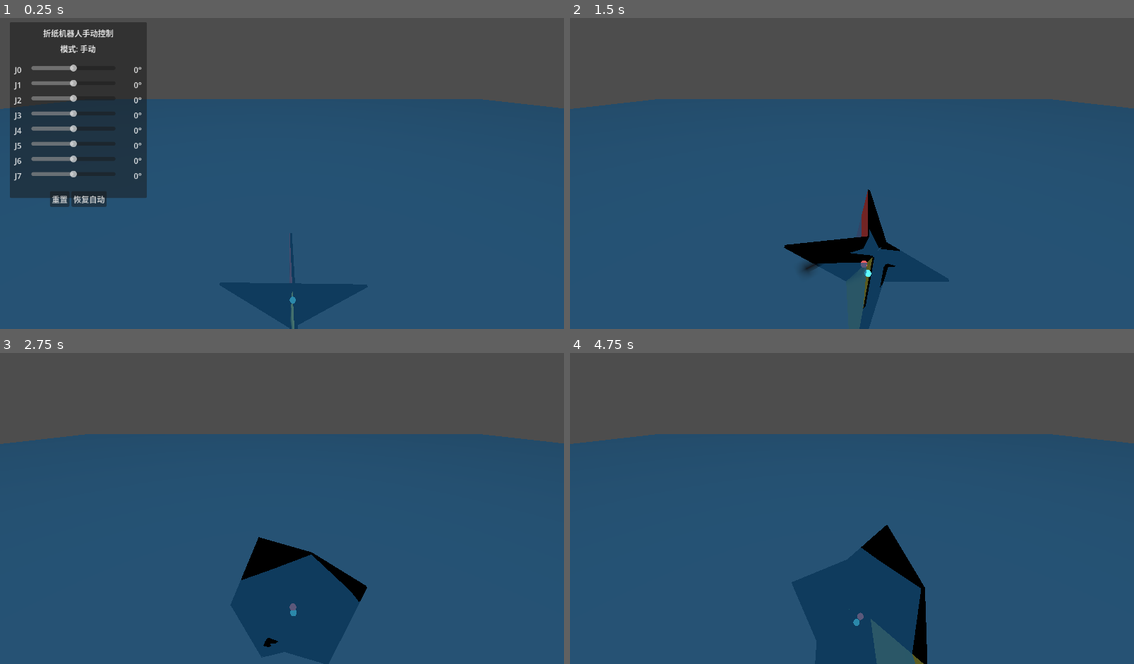
Above: before the commit, frames 1-4 (two rows, left to right).
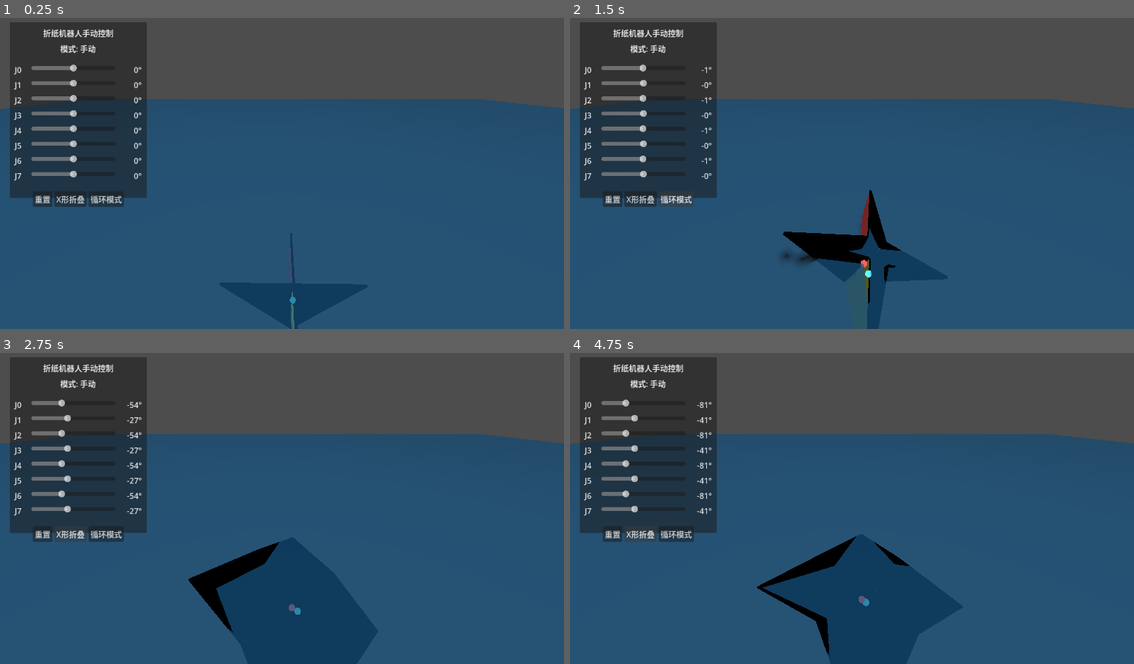
Above: after the commit, the same moments.

Repository: q-qo-o/origami_robot
Game: Godot game, scene res://scenes/ocean.tscn
The game is run twice, just before and just after one commit, with the same random seed, the same clock (stepped at 60 frames per second) and the same inputs.
Inputs (mouse positions are in pixels of both pictures, inside the frame that each line leads up to):
- Up to frame 1 (0.25 s): no input
- Up to frame 2 (1.5 s): click "重置" at 0.5 s; click (660, 198) at 1.25 s, where only the run before the commit has a clickable "恢复自动"
- Up to frame 3 (2.75 s): click (67, 533) at 2 s, where only the run after the commit has a clickable "X形折叠"
- Up to frame 4 (4.75 s): click (677, 533) at 2.75 s, where only the run after the commit has a clickable "循环模式"; click (615, 533) at 3.5 s, where only the run after the commit has a clickable "重置"; click (637, 533) at 4.25 s, where only the run after the commit has a clickable "X形折叠"

The runs differ from the first frame. In frame 1, 0.4% of the frame differs, in the area x 1-100%, y 28-61%; in frame 2, 15%; in frame 3, 16%; in frame 4, 17%, in the area x 1-100%, y 1-100%.

Commit message:
feat: 状态空间模态切换 — 默认↔X形折叠平滑过渡
- 实现 start_transition + _get_transition_target 路径规划
- _manual_targets 统一为 PID 唯一目标来源，消除模态切换跳变
- 角度差使用 _angle_diff 处理 |diff|=π 边界，选择向 0 靠拢的短路径
- 所有目标值赋值时 wrapf 归一化到 [−π, π]，避免 Slider 显示 −360°
- _state_x_fold: 从折痕 −π，主折痕 −π/2（与旧 _apply_preset 一致）
- 路径速度前馈 δ̇_path 加入 PID 控制律
- 添加 docs/折纸机器人状态空间/ 文档（状态定义、路径微分推导、实现映射）

Diff:
--- a/scenes/ocean.tscn
+++ b/scenes/ocean.tscn
@@ -24,6 +24,7 @@
 script = ExtResource("2_0")
 
 [node name="WaterSurface" type="MeshInstance3D" parent="." unique_id=76097607]
+transform = Transform3D(1, 0, 0, 0, 1, 0, 0, 0, 1, -0.0012190342, 0.0020660758, 0.004458368)
 mesh = SubResource("water_mesh")
 
 [node name="origami_robot" parent="." unique_id=347729094 instance=ExtResource("1_7i2eo")]
--- a/scripts/robot_motion.gd
+++ b/scripts/robot_motion.gd
@@ -122,6 +122,117 @@
 # PID 积分项
 var _integral_terms: Array[float] = []       # 各关节误差积分累积（rad·s）
 var _prev_errors: Array[float] = []          # 上一帧误差（用于抗饱和判断）
+
+# 循环预设模式
+var _cycle_preset_mode: bool = false         # 是否启用循环预设
+var _cycle_preset_timer: float = 0.0         # 循环计时器
+var _cycle_preset_is_x: bool = true          # 当前循环目标是否为 X 形
+
+# ============================================================================
+# 状态空间模态切换
+# ============================================================================
+
+## 状态空间：8个折痕二面角构成的 ℝ⁸ 向量
+## 状态向量 q = [δ₀, δ₁, δ₂, δ₃, δ₄, δ₅, δ₆, δ₇]ᵀ
+##
+## 标准模态：
+## - 默认(完全展开): q_default = [0, 0, 0, 0, 0, 0, 0, 0]ᵀ
+## - X形折叠:       q_x      = [0, −π/2, 0, −π/2, 0, −π/2, 0, −π/2]ᵀ
+
+## 模态切换状态
+var _transition_active: bool = false        # 是否正在进行模态过渡
+var _transition_start_q: Array[float] = []  # 过渡起始状态（8个角度）
+var _transition_target_q: Array[float] = [] # 过渡目标状态
+var _transition_t: float = 0.0              # 当前过渡时间（秒）
+var _transition_T: float = 3.0              # 过渡总时长（秒）
+
+
+## 默认状态（完全展开，所有二面角为0）
+static func _state_default() -> Array[float]:
+	return [0.0, 0.0, 0.0, 0.0, 0.0, 0.0, 0.0, 0.0]
+
+
+## X形折叠状态（从折痕−180°，主折痕−90°）
+## 注意：−180°与+180°在物理上等价（wrap后统一），对应完全翻转
+static func _state_x_fold() -> Array[float]:
+	var q: Array[float] = []
+	q.resize(8)
+	for i in range(8):
+		q[i] = -PI if (i % 2 == 0) else -PI / 2.0
+	return q
+
+
+## 路径归一化参数 s(t) = t/T - sin(2πt/T)/(2π)，ease-in-out 启停
+## ṡ(t) = (1 - cos(2πt/T)) / T
+static func _path_s(t: float, T: float) -> float:
+	if t <= 0.0:
+		return 0.0
+	if t >= T:
+		return 1.0
+	return t / T - sin(2.0 * PI * t / T) / (2.0 * PI)
+
+
+static func _path_s_dot(t: float, T: float) -> float:
+	if t <= 0.0 or t >= T:
+		return 0.0
+	return (1.0 - cos(2.0 * PI * t / T)) / T
+
+
+## 启动模态过渡：从当前状态平滑插值到目标状态
+func start_transition(target_q: Array[float], duration: float = 3.0) -> void:
+	_transition_start_q.resize(8)
+	_transition_target_q.resize(8)
+	for i in range(8):
+		if manual_mode and _initialized and i < len(_manual_targets):
+			# 手动模式：以用户 Slider 上看到的 _manual_targets 作为起点。
+			# 物理实际状态（previous_deltas）与 _manual_targets 之间常有跟踪
+			# 误差；若用物理测量值作起点，Slider 会跳变到测量值，用户体验差。
+			_transition_start_q[i] = _manual_targets[i]
+		elif _initialized and i < len(previous_deltas):
+			# 自动模式：以物理测量值作为起点
+			_transition_start_q[i] = previous_deltas[i]
+		else:
+			_transition_start_q[i] = initial_deltas[i]
+		_transition_target_q[i] = target_q[i]
+	_transition_t = 0.0
+	_transition_T = maxf(duration, 0.5)
+	_transition_active = true
+	_clear_integral()
+	print("[OrigamiMotion] Start transition, duration=%.1fs" % _transition_T)
+	print("[OrigamiMotion]   from: ", _format_angles(_transition_start_q))
+	print("[OrigamiMotion]   to:   ", _format_angles(_transition_target_q))
+
+
+## 最短角度差：结果在 [−π, π]，边界（|diff|=π）时优先向 0 靠拢
+static func _angle_diff(to: float, from: float) -> float:
+	var diff = wrapf(to - from, -PI, PI)
+	# 当 |diff| 恰好为 π 时，wrapf 可能返回 −π 或 +π（取决于实现）。
+	# 此时选择让 from + diff 向 0 靠近的方向，路径更自然。
+	if absf(absf(diff) - PI) < 1e-6:
+		if from < 0:
+			diff = PI
+		elif from > 0:
+			diff = -PI
+	return diff
+
+
+## 获取路径插值目标状态（不修改 _transition_t），返回 {"angles": [...], "velocities": [...]}
+func _get_transition_target() -> Dictionary:
+	var s := _path_s(_transition_t, _transition_T)
+	var s_dot := _path_s_dot(_transition_t, _transition_T)
+
+	var target_angles: Array[float] = []
+	target_angles.resize(8)
+	var target_velocities: Array[float] = []
+	target_velocities.resize(8)
+	for i in range(8):
+		var delta_q = _angle_diff(_transition_target_q[i], _transition_start_q[i])
+		# 位置：q(t) = q_A + shortest_diff(q_B, q_A) * s(t)，结果 wrap 到 [−π, π]
+		target_angles[i] = wrapf(_transition_start_q[i] + delta_q * s, -PI, PI)
+		# 路径速度：q̇(t) = shortest_diff * ṡ(t)
+		target_velocities[i] = delta_q * s_dot
+
+	return {"angles": target_angles, "velocities": target_velocities}
 
 
 # ============================================================================
@@ -201,7 +312,39 @@
 		if body_a:
 			joint.global_transform = body_a.global_transform * _joint_local_offsets[i]
 
-	# 阶段三：所有 8 个关节统一 PD 控制
+	# 阶段三：循环预设模式 — 使用模态过渡平滑切换
+	if _cycle_preset_mode and not _transition_active:
+		_cycle_preset_timer += delta
+		if _cycle_preset_timer >= 5.0:
+			_cycle_preset_timer = 0.0
+			_cycle_preset_is_x = not _cycle_preset_is_x
+			var target = _state_x_fold() if _cycle_preset_is_x else _state_default()
+			start_transition(target, 2.0)
+
+	# 阶段四：统一目标值更新 — _manual_targets 是 PID 的唯一目标来源
+	# 过渡模式：_manual_targets 跟随路径规划值
+	# 自动模式：_manual_targets 跟随周期性规划值
+	# 手动模式：_manual_targets 保持用户 Slider 设定值
+	var path_velocities: Array[float] = []
+	path_velocities.resize(len(joints))
+	path_velocities.fill(0.0)
+	if _transition_active:
+		var path_result = _get_transition_target()
+		var transition_angles: Array[float] = path_result["angles"]
+		var transition_velocities: Array[float] = path_result["velocities"]
+		for i in range(len(joints)):
+			# 保证 _manual_targets 始终在 [−π, π]，避免 Slider 显示 −360° 等异常值
+			_manual_targets[i] = wrapf(transition_angles[i], -PI, PI)
+			path_velocities[i] = transition_velocities[i]
+			_update_slider_from_target(i)
+	elif not manual_mode:
+		# 自动模式：将周期性目标写入 _manual_targets（统一来源）
+		for i in range(len(joints)):
+			_manual_targets[i] = wrapf(_compute_auto_target_delta(i, elapsed_time), -PI, PI)
+			_update_slider_from_target(i)
+
+	# 阶段五：所有 8 个关节统一 PD + 前馈控制
+	# PID 目标永远是 _manual_targets[i]，来源不再分支
 	elapsed_time += delta
 
 	for i in range(len(joints)):
@@ -217,13 +360,9 @@
 		var delta_dot = delta_diff / delta
 		previous_deltas[i] = current_delta
 
-		var target_delta: float
-		if manual_mode:
-			# 手动模式：Slider 直接设定目标
-			target_delta = _manual_targets[i]
-		else:
-			# 自动模式：周期性运动规划
-			target_delta = _compute_auto_target_delta(i, elapsed_time)
+		# PID 目标：统一来自 _manual_targets（手动/自动/过渡三种模式在此统一）
+		var target_delta: float = _manual_targets[i]
+		var path_velocity: float = path_velocities[i]
 
 		if not is_finite(target_delta):
 			continue
@@ -243,11 +382,19 @@
 			_integral_terms[i] += error * delta
 		_integral_terms[i] = clampf(_integral_terms[i], -ki_max, ki_max)
 
-		var velocity_target = _velocity_signs[i] * (kp * error + ki * _integral_terms[i] - kd * delta_dot)
+		# PD 反馈 + 路径速度前馈：ω = sign·(kp·e + ki·∫e − kd·δ̇ + δ̇_path)
+		var velocity_target = _velocity_signs[i] * (kp * error + ki * _integral_terms[i] - kd * delta_dot + path_velocity)
 		velocity_target = clampf(velocity_target, -v_max, v_max)
 
 		_prev_errors[i] = error
 		joint.set("motor/target_velocity", velocity_target)
+
+	# 阶段六：累加过渡时间并检测完成
+	if _transition_active:
+		_transition_t += delta
+		if _transition_t >= _transition_T:
+			_transition_active = false
+			print("[OrigamiMotion] Transition completed")
 
 
 # ============================================================================
@@ -328,9 +475,14 @@
 	reset_btn.pressed.connect(_on_reset_pressed)
 	btn_hbox.add_child(reset_btn)
 
+	var preset_btn = Button.new()
+	preset_btn.text = "X形折叠"
+	preset_btn.pressed.connect(_on_preset_pressed)
+	btn_hbox.add_child(preset_btn)
+
 	var auto_btn = Button.new()
-	auto_btn.text = "恢复自动"
-	auto_btn.pressed.connect(_on_auto_pressed)
+	auto_btn.text = "循环模式"
+	auto_btn.pressed.connect(_on_cycle_preset_pressed)
 	btn_hbox.add_child(auto_btn)
 
 
@@ -345,7 +497,8 @@
 	# 切换到手动模式时，同步 Slider 为当前实际角度
 	if show_ui and _initialized:
 		for i in range(len(joints)):
-			_manual_targets[i] = previous_deltas[i] if i < len(previous_deltas) else initial_deltas[i]
+			var v = previous_deltas[i] if i < len(previous_deltas) else initial_deltas[i]
+			_manual_targets[i] = wrapf(v, -PI, PI)
 			_update_slider_from_target(i)
 
 
@@ -366,8 +519,29 @@
 
 
 func _on_reset_pressed():
+	_cycle_preset_mode = false
+	start_transition(_state_default(), 3.0)
+
+
+func _on_preset_pressed():
+	_cycle_preset_mode = false
+	start_transition(_state_x_fold(), 3.0)
+
+
+func _on_cycle_preset_pressed():
+	_cycle_preset_mode = true
+	_cycle_preset_timer = 0.0
+	_cycle_preset_is_x = true
+	start_transition(_state_x_fold(), 2.0)
+
+
+## 应用预设：is_x=true → X形折叠，is_x=false → 默认展开(0°)
+func _apply_preset(is_x: bool) -> void:
 	for i in range(len(joints)):
-		_manual_targets[i] = 0.0
+		if is_x:
+			_manual_targets[i] = deg_to_rad(-180.0) if (i % 2 == 0) else deg_to_rad(-90.0)
+		else:
+			_manual_targets[i] = 0.0
 		_integral_terms[i] = 0.0
 		_prev_errors[i] = 0.0
 		_update_slider_from_target(i)
Not shown, added: docs/折纸机器人状态空间/折纸机器人状态空间.md
